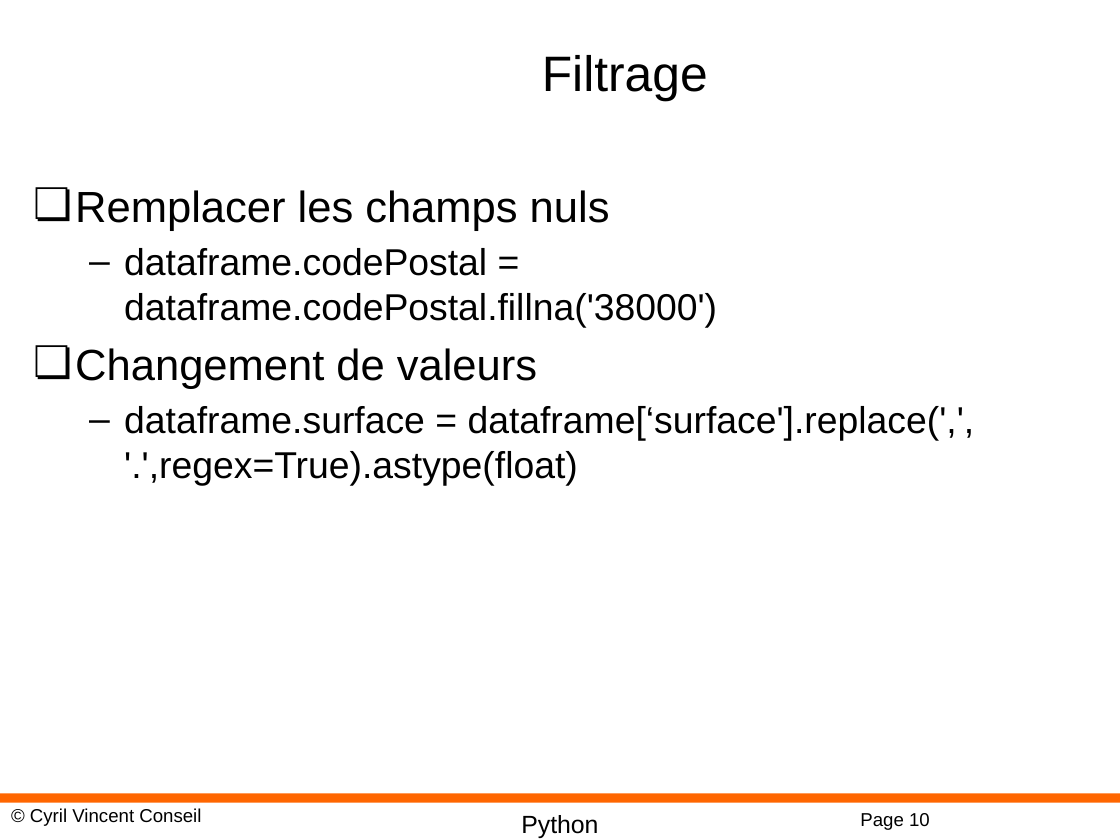
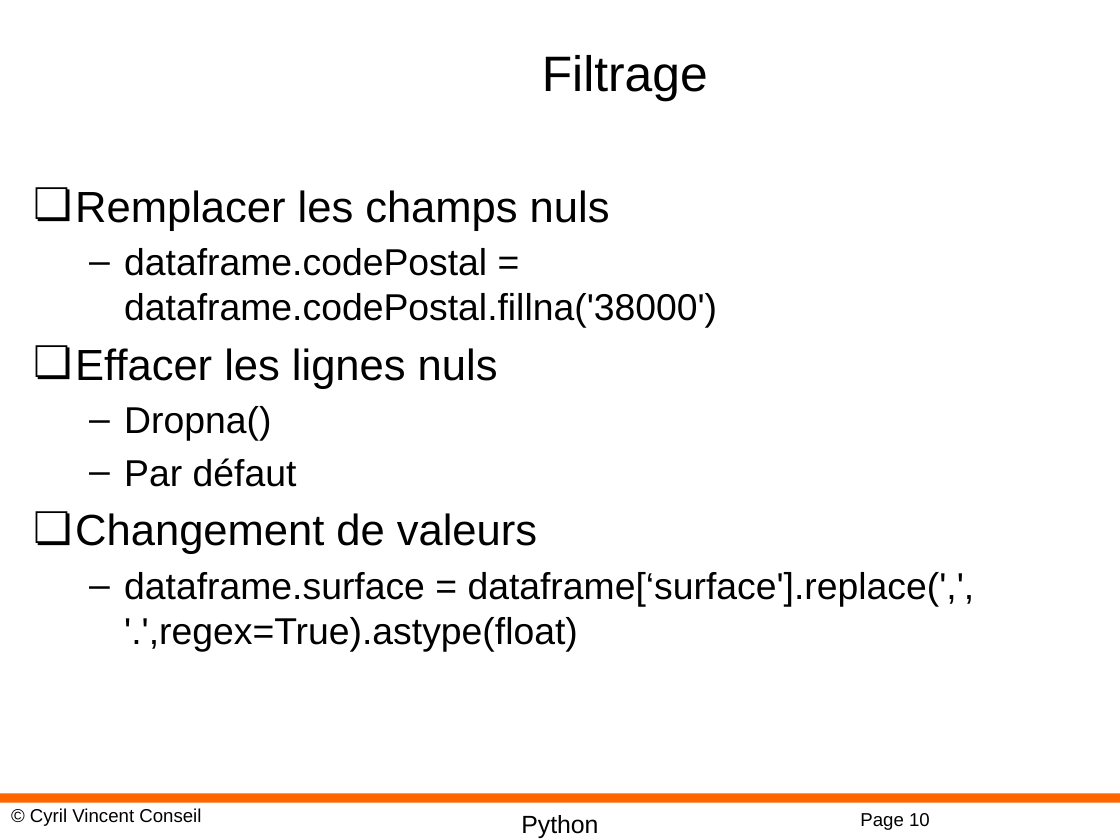
Before and after one commit to cyrilvincent/math, a slide deck: slide 10 of ppt/PythonMath11-Pandas.pptx. Drawn at 1120x840 pixels with LibreOffice and Linux fonts; fonts in the diff are those of the drawing; background and template pictures are left out. Boxes give left, top, right and bottom in pixels: in the first picture for what was removed or moved away, otherwise in the second. Text is boxed around its words. In the diff, an @@ line names an element or a change of style, - is before the commit and + after.

```diff
--- a/ppt/PythonMath11-Pandas.pptx
+++ b/ppt/PythonMath11-Pandas.pptx
@@ text at <box>75,348,498,487</box>: paragraphs added @@
+❏ Effacer les lignes nuls
+  – Dropna()
+  – Par défaut
```
Also in this commit, not shown: 5 other files.
